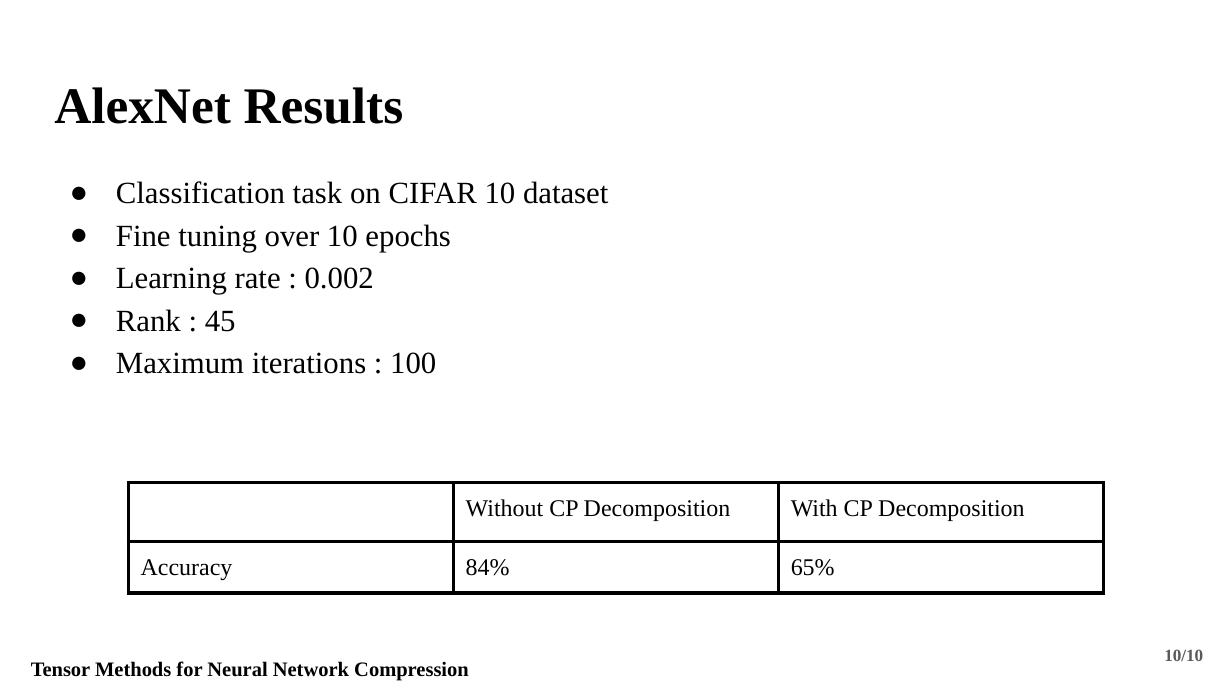
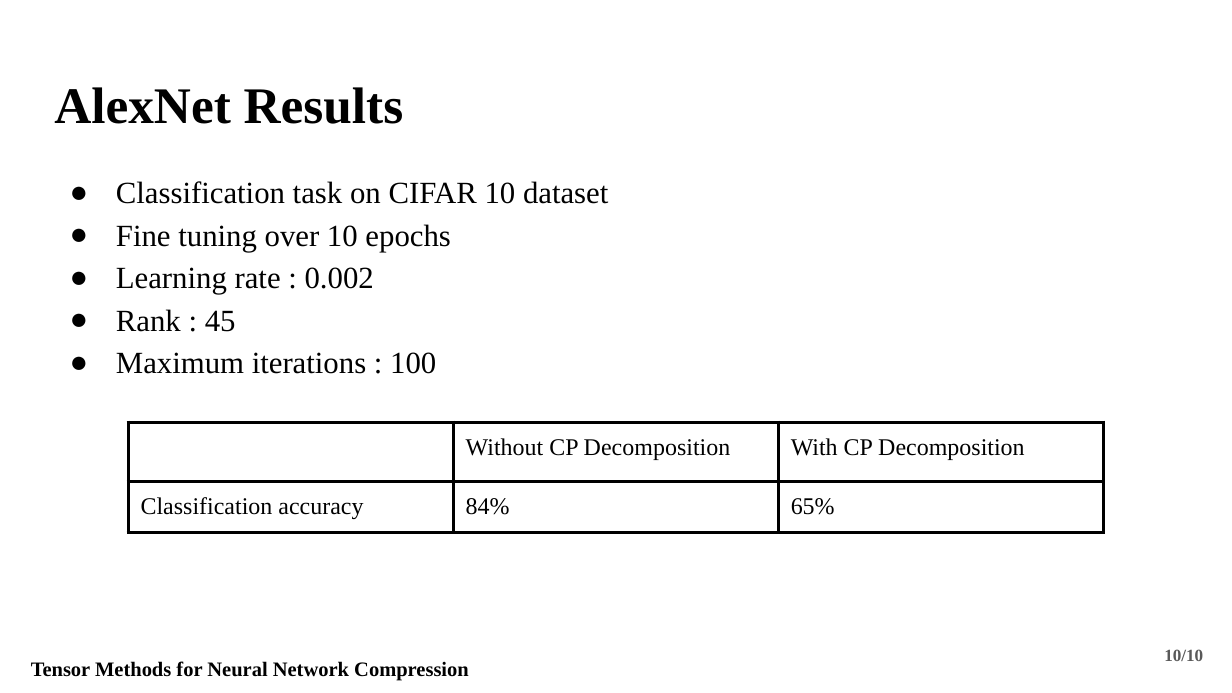
Before and after one commit to Fraunhofer-SCAI/canonical-cnn, a slide deck: slide 10 of Presentation/Fraunhofer_Presentation.pptx. Drawn at 1232x693 pixels with LibreOffice and Linux fonts; fonts in the diff are those of the drawing. Boxes give left, top, right and bottom in pixels: in the first picture for what was removed or moved away, otherwise in the second. Text is boxed around its words. In the diff, an @@ line names an element or a change of style, - is before the commit and + after.

```diff
--- a/Presentation/Fraunhofer_Presentation.pptx
+++ b/Presentation/Fraunhofer_Presentation.pptx
@@ table at box(128, 423, 1104, 693) @@
-row 2, column 1: Accuracy
+row 2, column 1: Classification accuracy
@@ table: place and size @@
-table at box(128, 483, 1104, 693)
+table at box(128, 423, 1104, 693)
```
Also in this commit, not shown: 8 other slides changed, 1 slide added, 1 other file.
